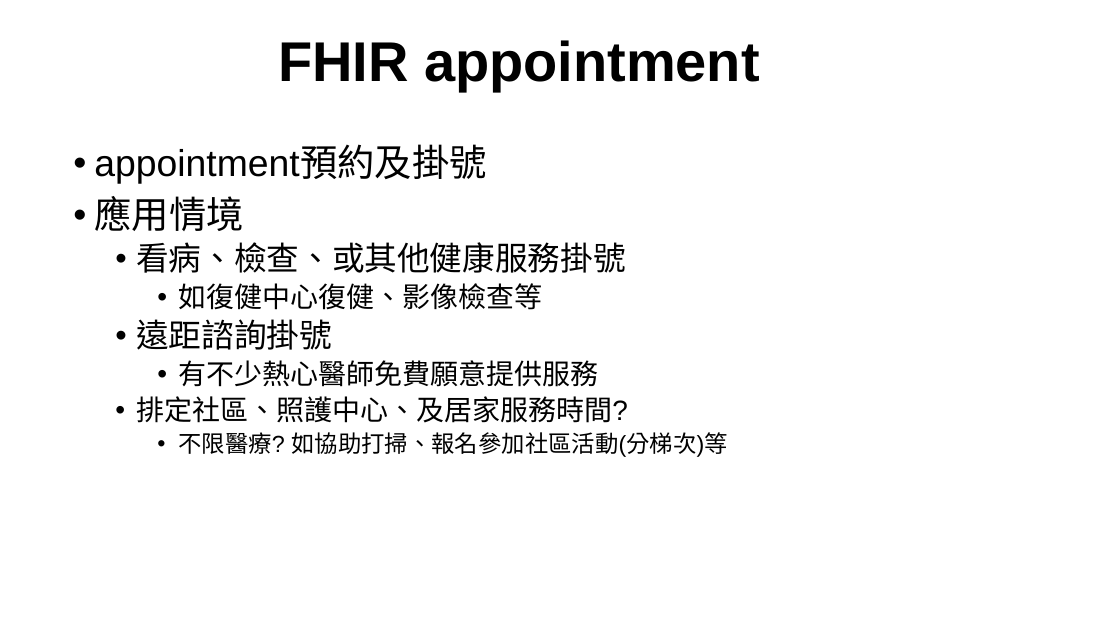
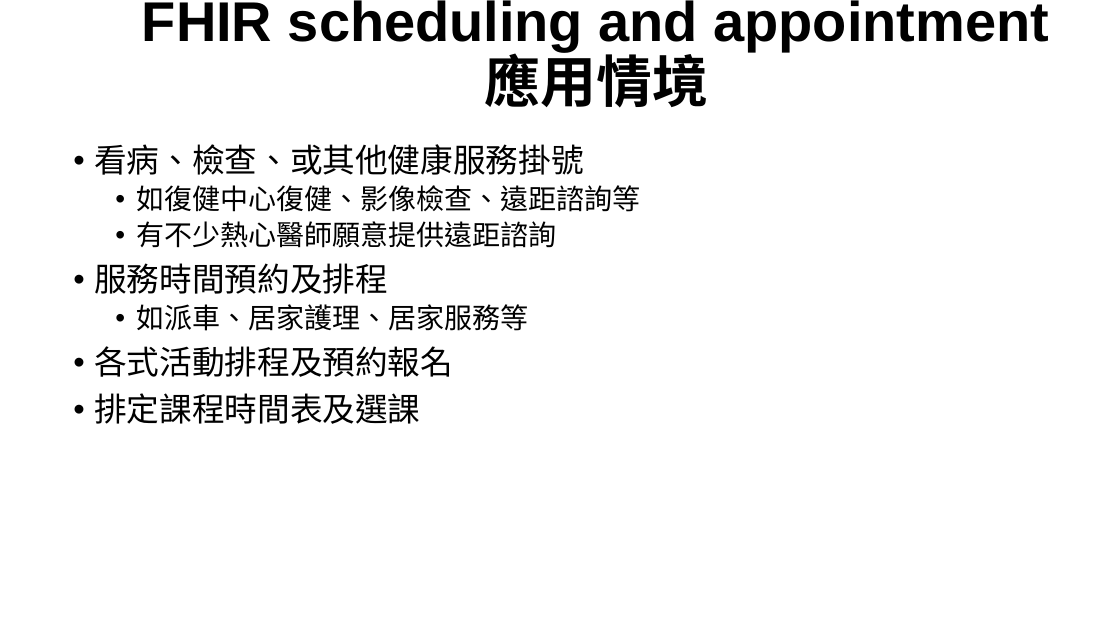
Before and after one commit to mos2718/FHIRspec, a slide deck: slide 2 of Spec/FHIR Appointment.pptx (slide 1 before the commit). Drawn at 1120x630 pixels with LibreOffice and Linux fonts; fonts in the diff are those of the drawing. Boxes give left, top, right and bottom in pixels: in the first picture for what was removed or moved away, otherwise in the second. Text is boxed around its words. In the diff, an @@ line names an element or a change of style, - is before the commit and + after.

```diff
--- a/Spec/FHIR Appointment.pptx
+++ b/Spec/FHIR Appointment.pptx
@@ title at [142, 0, 1050, 108]: text changed @@
-FHIR appointment
+FHIR scheduling and appointment 應用情境
@@ text at [94, 147, 486, 231]: paragraphs removed @@
-• appointment預約及掛號
-• 應用情境
@@ text at [94, 144, 583, 175]: list level 2 to 1 in "看病、檢查、或其他健康服務掛號" @@
@@ text at [94, 185, 640, 424]: text changed @@
-    • 如復健中心復健、影像檢查等
-  • 遠距諮詢掛號
-    • 有不少熱心醫師免費願意提供服務
-  • 排定社區、照護中心、及居家服務時間?
-    • 不限醫療? 如協助打掃、報名參加社區活動(分梯次)等
+  • 如復健中心復健、影像檢查、遠距諮詢等
+  • 有不少熱心醫師願意提供遠距諮詢
+• 服務時間預約及排程
+  • 如派車、居家護理、居家服務等
+• 各式活動排程及預約報名
+• 排定課程時間表及選課
```
Also in this commit, not shown: 3 other slides changed, 4 slides added, 3 other files.
